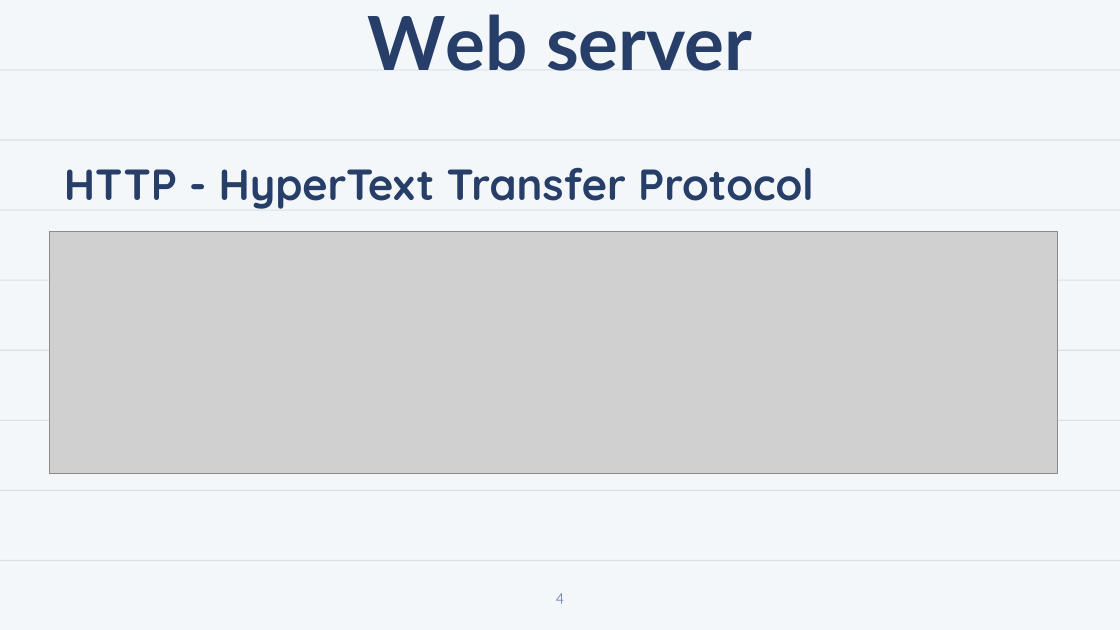
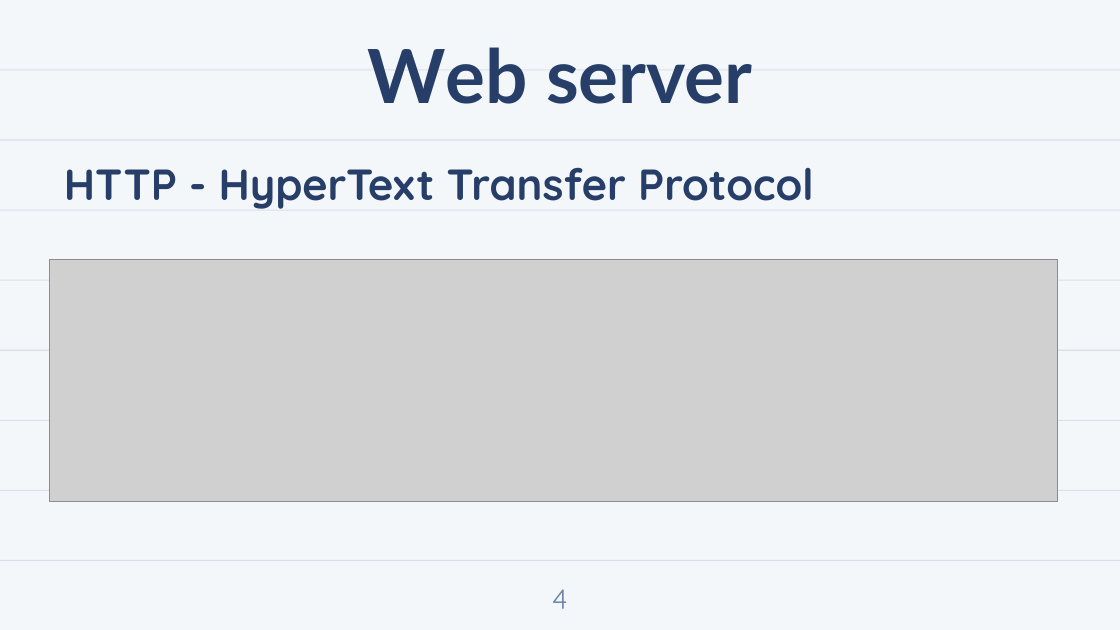
Before and after one commit to giabuynh/AirMeasurement, a slide deck: slide 4 of report/AirMeasurement.pptx. Drawn at 1120x630 pixels with LibreOffice and Linux fonts; fonts in the diff are those of the drawing; grey boxes stand for pictures; background and template pictures are left out. Boxes give left, top, right and bottom in pixels: in the first picture for what was removed or moved away, otherwise in the second. Text is boxed around its words. In the diff, an @@ line names an element or a change of style, - is before the commit and + after.

```diff
--- a/report/AirMeasurement.pptx
+++ b/report/AirMeasurement.pptx
@@ title "Web server" moved from (x1=367, y1=14, x2=752, y2=71) to (x1=367, y1=47, x2=752, y2=104) @@
@@ picture moved from (x1=49, y1=232, x2=1057, y2=474) to (x1=49, y1=260, x2=1057, y2=502) @@
@@ page number at (x1=552, y1=589, x2=568, y2=609): size 10 to 18 pt @@
```
Also in this commit, not shown: 13 other slides changed, 23 slides removed, 8 other files.
